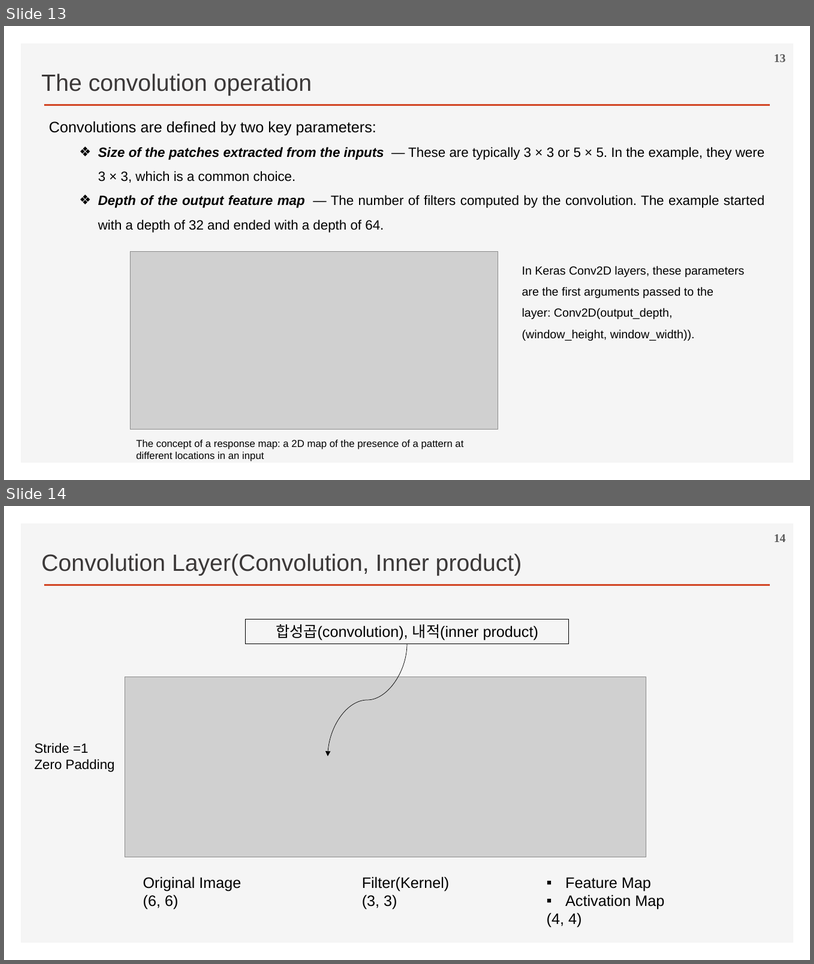
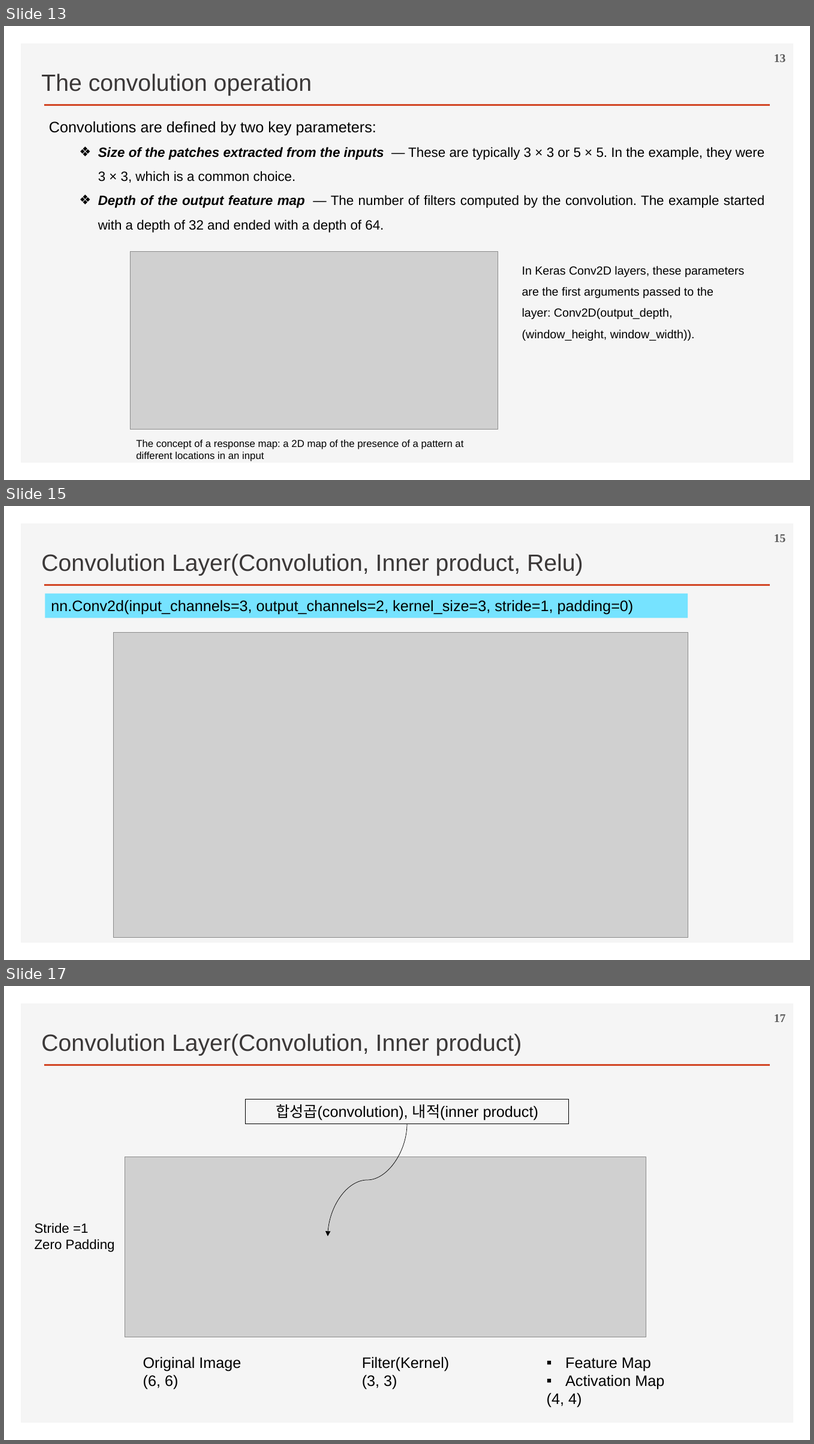
Before and after one commit to ancestor9/2026_Fall_Deep-Learning-with-Python, a slide deck: Chapter 08 Image Classification.pptx. Shown one above the other, each under a label of ours: slides 13 and 14 before the commit, slides 13, 15 and 17 after it; the slides between them are not shown. The pictures are 814x964 and 814x1444 pixels, drawn with LibreOffice and Linux fonts; fonts in the diff are those of the drawing; grey boxes stand for pictures; background and template pictures are left out. Boxes give left, top, right and bottom in pixels: in the first picture for what was removed or moved away, otherwise in the second. Text is boxed around its words. In the diff, an @@ line names an element or a change of style, - is before the commit and + after.

```diff
--- a/Chapter 08 Image Classification.pptx
+++ b/Chapter 08 Image Classification.pptx
@@ slide 15 added at <box>4,506,810,960</box>, background #FFFFFF; not listed: 2 template elements that a slide beside it also shows @@
@@ page number added at <box>774,534,786,542</box>, 14 pt, text #595959, bold @@
+15
@@ text added at <box>41,553,584,576</box>, 28 pt, text #3B3838 @@
+Convolution Layer(Convolution, Inner product, Relu)
@@ rectangle added at <box>45,594,688,618</box>, fill #76E3FF, 18 pt, text #000000 @@
+nn.Conv2d(input_channels=3, output_channels=2, kernel_size=3, stride=1, padding=0)
@@ picture added at <box>113,632,688,937</box> @@
@@ what was slide 14 is now slide 17 @@
@@ page number at <box>774,1014,786,1022</box>: text changed @@
-14
+17
```
Also in this commit, not shown: 11 other slides added, 1 other file.
